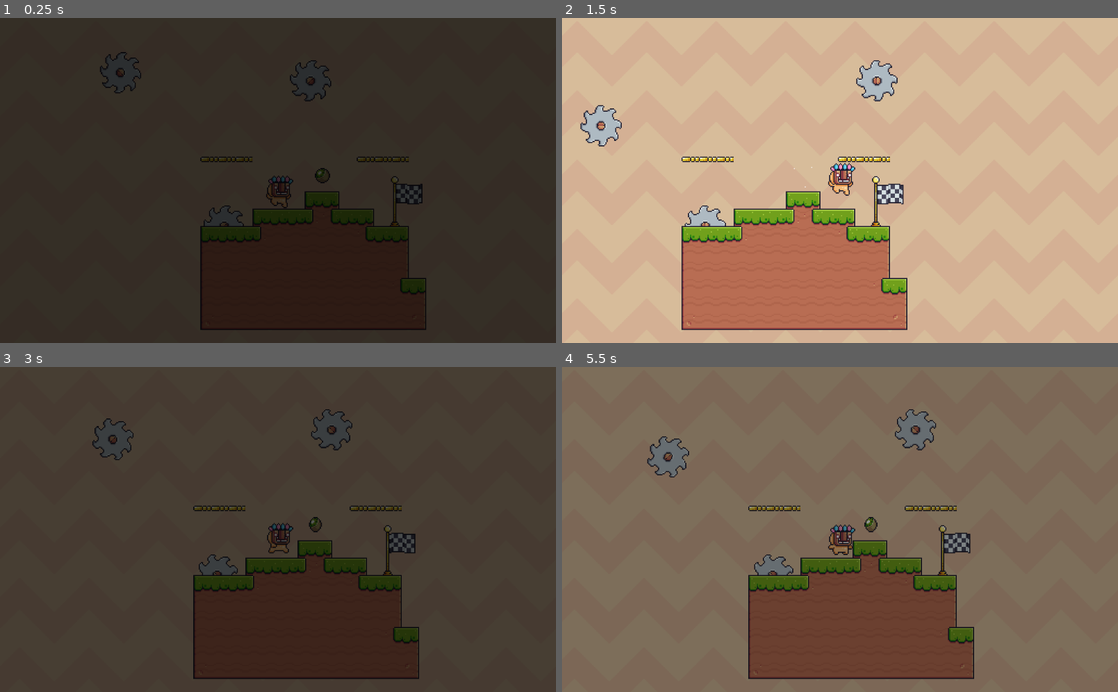
Above: before the commit, frames 1-4 (two rows, left to right).
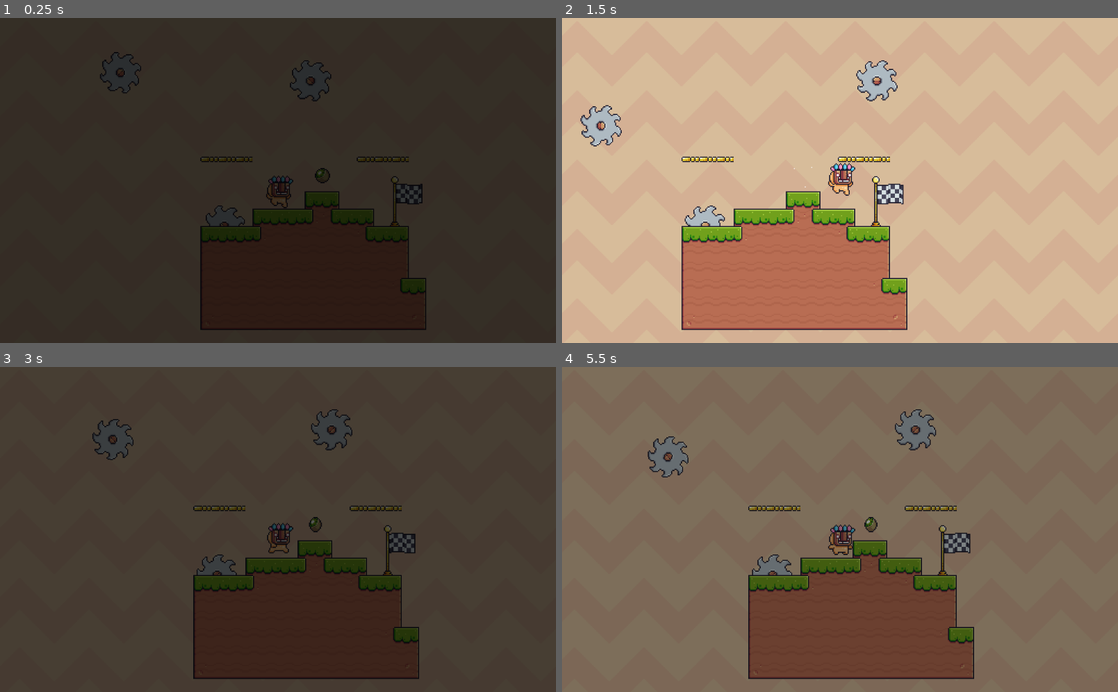
Above: after the commit, the same moments.

Repository: David2Ting/Platformer
Game: Godot game, scene res://World.tscn
The game is run twice, just before and just after one commit, with the same random seed, the same clock (stepped at 60 frames per second) and the same inputs. The project has no main scene, so this scene is started directly. Sound files missing from this copy of the repository are replaced by a short silence.
Inputs:
- Up to frame 1 (0.25 s): no input
- Up to frame 2 (1.5 s): hold D (right) from 0.53 s (still down); tap W (jump) at 0.77 s
- Up to frame 3 (3 s): tap W (jump) at 1.52 s; release D (right) at 2.03 s; hold A (left) 2.03-2.78 s; hold D (right) from 2.78 s (still down)
- Up to frame 4 (5.5 s): tap W (jump) at 3.02, 3.77, 4.52 s; release D (right) at 4.28 s; hold A (left) 4.28-5.03 s; hold D (right) from 5.03 s (still down)

The runs differ from the first frame. In frame 1, 0.4% of the frame differs, in the area x 18-60%, y 10-64%; in frame 2, 1.0%, in the area x 3-61%, y 13-65%; in frame 3, 0.5%; in frame 4, 0.8%.

Commit message:
Lesson 9-2

Diff:
--- /dev/null
+++ b/Objects/FallingPlatform.gd
@@ -0,0 +1,46 @@
+extends KinematicBody2D
+
+var velocity = Vector2()
+const gravity = 15
+var fallen = false
+# Declare member variables here. Examples:
+# var a = 2
+# var b = "text"
+onready var reset_position = global_position
+
+# Called when the node enters the scene tree for the first time.
+func _ready():
+	set_physics_process(false)
+	pass # Replace with function body.
+
+func _physics_process(delta):
+	velocity.y += gravity * delta
+	position += velocity
+
+func collide_with_player(obj):
+	if !fallen:
+		fallen = true
+		$AnimationPlayer.play("Shake")
+		velocity = Vector2()
+# Called every frame. 'delta' is the elapsed time since the previous frame.
+#func _process(delta):
+#	pass
+
+
+func _on_AnimationPlayer_animation_finished(anim_name):
+	set_physics_process(true)
+	$ResetTimer.start()
+	pass # Replace with function body.
+
+
+func _on_ResetTimer_timeout():
+	set_physics_process(false)
+	yield(get_tree(),"physics_frame")
+	var original_collision = collision_layer
+	collision_layer = 0
+	global_position = reset_position
+	print('reset')
+	yield(get_tree(), "physics_frame")
+	collision_layer = original_collision
+	fallen = false
+	pass # Replace with function body.
--- /dev/null
+++ b/Objects/FallingPlatform.tscn
@@ -0,0 +1,71 @@
+[gd_scene load_steps=10 format=2]
+
+[ext_resource path="res://Art/Traps/Falling Platforms/On (32x10).png" type="Texture" id=1]
+[ext_resource path="res://Traps/FallingPlatform.gd" type="Script" id=2]
+
+[sub_resource type="AtlasTexture" id=1]
+atlas = ExtResource( 1 )
+region = Rect2( 0, 0, 32, 10 )
+
+[sub_resource type="AtlasTexture" id=2]
+atlas = ExtResource( 1 )
+region = Rect2( 32, 0, 32, 10 )
+
+[sub_resource type="AtlasTexture" id=3]
+atlas = ExtResource( 1 )
+region = Rect2( 64, 0, 32, 10 )
+
+[sub_resource type="AtlasTexture" id=4]
+atlas = ExtResource( 1 )
+region = Rect2( 96, 0, 32, 10 )
+
+[sub_resource type="SpriteFrames" id=5]
+animations = [ {
+"frames": [ SubResource( 1 ), SubResource( 2 ), SubResource( 3 ), SubResource( 4 ) ],
+"loop": true,
+"name": "default",
+"speed": 20.0
+} ]
+
+[sub_resource type="RectangleShape2D" id=6]
+extents = Vector2( 15.75, 2.5 )
+
+[sub_resource type="Animation" id=7]
+resource_name = "Shake"
+length = 0.5
+step = 0.01
+tracks/0/type = "value"
+tracks/0/path = NodePath("AnimatedSprite:position")
+tracks/0/interp = 1
+tracks/0/loop_wrap = true
+tracks/0/imported = false
+tracks/0/enabled = true
+tracks/0/keys = {
+"times": PoolRealArray( 0, 0.08, 0.18, 0.3, 0.4, 0.5 ),
+"transitions": PoolRealArray( 1, 1, 1, 1, 1, 1 ),
+"update": 0,
+"values": [ Vector2( 0, 0 ), Vector2( 1.56083, 0 ), Vector2( -3.7906, 0 ), Vector2( 4.31087, 0 ), Vector2( -2.60139, 0 ), Vector2( -0.222975, 0 ) ]
+}
+
+[node name="FallingPlatform" type="KinematicBody2D"]
+motion/sync_to_physics = true
+script = ExtResource( 2 )
+
+[node name="AnimatedSprite" type="AnimatedSprite" parent="."]
+frames = SubResource( 5 )
+playing = true
+
+[node name="CollisionPolygon2D" type="CollisionShape2D" parent="."]
+position = Vector2( -0.125, -2.5 )
+shape = SubResource( 6 )
+one_way_collision = true
+one_way_collision_margin = 0.0
+
+[node name="ResetTimer" type="Timer" parent="."]
+wait_time = 3.0
+one_shot = true
+
+[node name="AnimationPlayer" type="AnimationPlayer" parent="."]
+anims/Shake = SubResource( 7 )
+[connection signal="timeout" from="ResetTimer" to="." method="_on_ResetTimer_timeout"]
+[connection signal="animation_finished" from="AnimationPlayer" to="." method="_on_AnimationPlayer_animation_finished"]
--- /dev/null
+++ b/Objects/Trampoline.gd
@@ -0,0 +1,20 @@
+extends StaticBody2D
+
+
+# Declare member variables here. Examples:
+# var a = 2
+# var b = "text"
+
+# Called when the node enters the scene tree for the first time.
+func _ready():
+	pass # Replace with function body.
+
+func collide_with_player(player):
+	player.velocity.y -= 500
+	player.move_and_slide(player.velocity)
+	$AnimatedSprite.play("spring")
+	yield($AnimatedSprite,"animation_finished")
+	$AnimatedSprite.play("default")
+# Called every frame. 'delta' is the elapsed time since the previous frame.
+#func _process(delta):
+#	pass
--- /dev/null
+++ b/Objects/Trampoline.tscn
@@ -0,0 +1,68 @@
+[gd_scene load_steps=15 format=2]
+
+[ext_resource path="res://Art/Traps/Trampoline/Idle.png" type="Texture" id=1]
+[ext_resource path="res://Art/Traps/Trampoline/Jump (28x28).png" type="Texture" id=2]
+[ext_resource path="res://Objects/Trampoline.gd" type="Script" id=3]
+
+[sub_resource type="AtlasTexture" id=1]
+atlas = ExtResource( 1 )
+region = Rect2( 0, 0, 28, 28 )
+
+[sub_resource type="AtlasTexture" id=2]
+atlas = ExtResource( 2 )
+region = Rect2( 0, 0, 28, 28 )
+
+[sub_resource type="AtlasTexture" id=3]
+atlas = ExtResource( 2 )
+region = Rect2( 28, 0, 28, 28 )
+
+[sub_resource type="AtlasTexture" id=4]
+atlas = ExtResource( 2 )
+region = Rect2( 56, 0, 28, 28 )
+
+[sub_resource type="AtlasTexture" id=5]
+atlas = ExtResource( 2 )
+region = Rect2( 84, 0, 28, 28 )
+
+[sub_resource type="AtlasTexture" id=6]
+atlas = ExtResource( 2 )
+region = Rect2( 112, 0, 28, 28 )
+
+[sub_resource type="AtlasTexture" id=7]
+atlas = ExtResource( 2 )
+region = Rect2( 140, 0, 28, 28 )
+
+[sub_resource type="AtlasTexture" id=8]
+atlas = ExtResource( 2 )
+region = Rect2( 168, 0, 28, 28 )
+
+[sub_resource type="AtlasTexture" id=9]
+atlas = ExtResource( 2 )
+region = Rect2( 196, 0, 28, 28 )
+
+[sub_resource type="SpriteFrames" id=10]
+animations = [ {
+"frames": [ SubResource( 1 ) ],
+"loop": true,
+"name": "default",
+"speed": 5.0
+}, {
+"frames": [ SubResource( 2 ), SubResource( 3 ), SubResource( 4 ), SubResource( 5 ), SubResource( 6 ), SubResource( 7 ), SubResource( 8 ), SubResource( 9 ) ],
+"loop": false,
+"name": "spring",
+"speed": 20.0
+} ]
+
+[sub_resource type="RectangleShape2D" id=11]
+extents = Vector2( 12.9213, 6.32414 )
+
+[node name="Trampoline" type="StaticBody2D"]
+script = ExtResource( 3 )
+
+[node name="AnimatedSprite" type="AnimatedSprite" parent="."]
+frames = SubResource( 10 )
+animation = "spring"
+
+[node name="CollisionShape2D" type="CollisionShape2D" parent="."]
+position = Vector2( 0, 7.84218 )
+shape = SubResource( 11 )
--- /dev/null
+++ b/Traps/BallChain.gd
@@ -0,0 +1,20 @@
+extends Node2D
+
+
+# Declare member variables here. Examples:
+# var a = 2
+# var b = "text"
+
+export(String, "Spin", "Pendulum") var type
+export(float) var speed
+
+# Called when the node enters the scene tree for the first time.
+func _ready():
+	$AnimationPlayer.play(type)
+	$AnimationPlayer.playback_speed = speed
+	pass # Replace with function body.
+
+
+# Called every frame. 'delta' is the elapsed time since the previous frame.
+#func _process(delta):
+#	pass
--- /dev/null
+++ b/Traps/BallChain.tscn
@@ -0,0 +1,99 @@
+[gd_scene load_steps=7 format=2]
+
+[ext_resource path="res://Art/Traps/Spiked Ball/Spiked Ball.png" type="Texture" id=1]
+[ext_resource path="res://Art/Traps/Spiked Ball/Chain.png" type="Texture" id=2]
+[ext_resource path="res://Traps/BallChain.gd" type="Script" id=3]
+
+[sub_resource type="CircleShape2D" id=1]
+radius = 13.0634
+
+[sub_resource type="Animation" id=2]
+resource_name = "Pendulum"
+loop = true
+tracks/0/type = "value"
+tracks/0/path = NodePath("Ball:rotation_degrees")
+tracks/0/interp = 0
+tracks/0/loop_wrap = true
+tracks/0/imported = false
+tracks/0/enabled = false
+tracks/0/keys = {
+"times": PoolRealArray( 0, 0.5 ),
+"transitions": PoolRealArray( 1, 1 ),
+"update": 0,
+"values": [ 0.0, 180.0 ]
+}
+tracks/1/type = "bezier"
+tracks/1/path = NodePath("Ball:rotation_degrees")
+tracks/1/interp = 1
+tracks/1/loop_wrap = true
+tracks/1/imported = false
+tracks/1/enabled = true
+tracks/1/keys = {
+"points": PoolRealArray( 0, -0.25, 0, 0.25, 0, 180, -0.25, 0, 0.25, 0, 0, -0.25, 0, 0.25, 0 ),
+"times": PoolRealArray( 0, 0.5, 1 )
+}
+
+[sub_resource type="Animation" id=3]
+loop = true
+step = 0.05
+tracks/0/type = "value"
+tracks/0/path = NodePath("Ball:rotation_degrees")
+tracks/0/interp = 1
+tracks/0/loop_wrap = true
+tracks/0/imported = false
+tracks/0/enabled = true
+tracks/0/keys = {
+"times": PoolRealArray( 0, 0.5, 0.75, 1 ),
+"transitions": PoolRealArray( 1, 1, 1, 1 ),
+"update": 0,
+"values": [ 0.0, 180.0, 270.0, 360.0 ]
+}
+
+[node name="BallChain" type="Node2D"]
+script = ExtResource( 3 )
+speed = 1.0
+
+[node name="Ball" type="KinematicBody2D" parent="." groups=[
+"Trap",
+]]
+rotation = 2.14568
+
+[node name="Ball" type="Sprite" parent="Ball"]
+position = Vector2( 80, 0 )
+texture = ExtResource( 1 )
+
+[node name="Chain" type="Sprite" parent="Ball"]
+texture = ExtResource( 2 )
+
+[node name="Chain2" type="Sprite" parent="Ball"]
+position = Vector2( 10, 0 )
+texture = ExtResource( 2 )
+
+[node name="Chain3" type="Sprite" parent="Ball"]
+position = Vector2( 20, 0 )
+texture = ExtResource( 2 )
+
+[node name="Chain4" type="Sprite" parent="Ball"]
+position = Vector2( 30, 0 )
+texture = ExtResource( 2 )
+
+[node name="Chain5" type="Sprite" parent="Ball"]
+position = Vector2( 40, 0 )
+texture = ExtResource( 2 )
+
+[node name="Chain6" type="Sprite" parent="Ball"]
+position = Vector2( 50, 0 )
+texture = ExtResource( 2 )
+
+[node name="Chain7" type="Sprite" parent="Ball"]
+position = Vector2( 60, 0 )
+texture = ExtResource( 2 )
+
+[node name="CollisionShape2D" type="CollisionShape2D" parent="Ball"]
+position = Vector2( 79.9999, 0.139626 )
+shape = SubResource( 1 )
+
+[node name="AnimationPlayer" type="AnimationPlayer" parent="."]
+autoplay = "Pendulum"
+anims/Pendulum = SubResource( 2 )
+anims/Spin = SubResource( 3 )
--- /dev/null
+++ b/Traps/Burner.gd
@@ -0,0 +1,33 @@
+extends StaticBody2D
+
+
+# Declare member variables here. Examples:
+# var a = 2
+# var b = "text"
+
+var is_activating = false
+# Called when the node enters the scene tree for the first time.
+func _ready():
+	pass # Replace with function body.
+
+func collide_with_player(player):
+	if not is_activating:
+		is_activating = true
+		$AnimatedSprite.play("hit")
+		yield($AnimatedSprite,"animation_finished")
+		$AnimatedSprite.play("fire")
+		$"Fire/CollisionShape2D".disabled=false
+		yield($AnimatedSprite,"animation_finished")
+		$AnimatedSprite.play("default")
+		is_activating = false
+		$"Fire/CollisionShape2D".disabled=true
+
+# Called every frame. 'delta' is the elapsed time since the previous frame.
+#func _process(delta):
+#	pass
+
+
+func _on_Fire_body_entered(body):
+	if body.name == 'Player':
+		body.die()
+	pass # Replace with function body.
--- /dev/null
+++ b/Traps/Burner.tscn
@@ -0,0 +1,84 @@
+[gd_scene load_steps=16 format=2]
+
+[ext_resource path="res://Art/Traps/Fire/Off.png" type="Texture" id=1]
+[ext_resource path="res://Art/Traps/Fire/Hit (16x32).png" type="Texture" id=2]
+[ext_resource path="res://Art/Traps/Fire/On (16x32).png" type="Texture" id=3]
+[ext_resource path="res://Traps/Burner.gd" type="Script" id=4]
+
+[sub_resource type="AtlasTexture" id=1]
+atlas = ExtResource( 1 )
+region = Rect2( 0, 0, 16, 32 )
+
+[sub_resource type="AtlasTexture" id=3]
+atlas = ExtResource( 2 )
+region = Rect2( 0, 0, 16, 32 )
+
+[sub_resource type="AtlasTexture" id=4]
+atlas = ExtResource( 2 )
+region = Rect2( 16, 0, 16, 32 )
+
+[sub_resource type="AtlasTexture" id=5]
+atlas = ExtResource( 2 )
+region = Rect2( 32, 0, 16, 32 )
+
+[sub_resource type="AtlasTexture" id=6]
+atlas = ExtResource( 2 )
+region = Rect2( 48, 0, 16, 32 )
+
+[sub_resource type="AtlasTexture" id=7]
+atlas = ExtResource( 3 )
+region = Rect2( 0, 0, 16, 32 )
+
+[sub_resource type="AtlasTexture" id=8]
+atlas = ExtResource( 3 )
+region = Rect2( 16, 0, 16, 32 )
+
+[sub_resource type="AtlasTexture" id=9]
+atlas = ExtResource( 3 )
+region = Rect2( 32, 0, 16, 32 )
+
+[sub_resource type="SpriteFrames" id=2]
+animations = [ {
+"frames": [ SubResource( 1 ) ],
+"loop": true,
+"name": "default",
+"speed": 5.0
+}, {
+"frames": [ SubResource( 3 ), SubResource( 4 ), SubResource( 5 ), SubResource( 6 ) ],
+"loop": true,
+"name": "hit",
+"speed": 10.0
+}, {
+"frames": [ SubResource( 7 ), SubResource( 8 ), SubResource( 9 ) ],
+"loop": true,
+"name": "fire",
+"speed": 10.0
+} ]
+
+[sub_resource type="RectangleShape2D" id=10]
+extents = Vector2( 8.09474, 7.81174 )
+
+[sub_resource type="CapsuleShape2D" id=11]
+radius = 6.67733
+height = 8.88343
+
+[node name="Burner" type="StaticBody2D"]
+script = ExtResource( 4 )
+
+[node name="AnimatedSprite" type="AnimatedSprite" parent="."]
+frames = SubResource( 2 )
+
+[node name="CollisionShape2D" type="CollisionShape2D" parent="."]
+position = Vector2( 0, 8.03199 )
+shape = SubResource( 10 )
+
+[node name="Fire" type="Area2D" parent="." groups=[
+"Trap",
+]]
+visible = false
+
+[node name="CollisionShape2D" type="CollisionShape2D" parent="Fire"]
+position = Vector2( 0, -5.98463 )
+shape = SubResource( 11 )
+disabled = true
+[connection signal="body_entered" from="Fire" to="." method="_on_Fire_body_entered"]
--- /dev/null
+++ b/Traps/FallingPlatform.gd
@@ -0,0 +1,46 @@
+extends KinematicBody2D
+
+var velocity = Vector2()
+const gravity = 15
+var fallen = false
+# Declare member variables here. Examples:
+# var a = 2
+# var b = "text"
+onready var reset_position = global_position
+
+# Called when the node enters the scene tree for the first time.
+func _ready():
+	set_physics_process(false)
+	pass # Replace with function body.
+
+func _physics_process(delta):
+	velocity.y += gravity * delta
+	position += velocity
+
+func collide_with_player(obj):
+	if !fallen:
+		fallen = true
+		$AnimationPlayer.play("Shake")
+		velocity = Vector2()
+# Called every frame. 'delta' is the elapsed time since the previous frame.
+#func _process(delta):
+#	pass
+
+
+func _on_AnimationPlayer_animation_finished(anim_name):
+	set_physics_process(true)
+	$ResetTimer.start()
+	pass # Replace with function body.
+
+
+func _on_ResetTimer_timeout():
+	set_physics_process(false)
+	yield(get_tree(),"physics_frame")
+	var original_collision = collision_layer
+	collision_layer = 0
+	global_position = reset_position
+	print('reset')
+	yield(get_tree(), "physics_frame")
+	collision_layer = original_collision
+	fallen = false
+	pass # Replace with function body.
--- /dev/null
+++ b/Traps/FallingPlatform.tscn
@@ -0,0 +1,71 @@
+[gd_scene load_steps=10 format=2]
+
+[ext_resource path="res://Art/Traps/Falling Platforms/On (32x10).png" type="Texture" id=1]
+[ext_resource path="res://Traps/FallingPlatform.gd" type="Script" id=2]
+
+[sub_resource type="AtlasTexture" id=1]
+atlas = ExtResource( 1 )
+region = Rect2( 0, 0, 32, 10 )
+
+[sub_resource type="AtlasTexture" id=2]
+atlas = ExtResource( 1 )
+region = Rect2( 32, 0, 32, 10 )
+
+[sub_resource type="AtlasTexture" id=3]
+atlas = ExtResource( 1 )
+region = Rect2( 64, 0, 32, 10 )
+
+[sub_resource type="AtlasTexture" id=4]
+atlas = ExtResource( 1 )
+region = Rect2( 96, 0, 32, 10 )
+
+[sub_resource type="SpriteFrames" id=5]
+animations = [ {
+"frames": [ SubResource( 1 ), SubResource( 2 ), SubResource( 3 ), SubResource( 4 ) ],
+"loop": true,
+"name": "default",
+"speed": 20.0
+} ]
+
+[sub_resource type="RectangleShape2D" id=6]
+extents = Vector2( 15.75, 2.5 )
+
+[sub_resource type="Animation" id=7]
+resource_name = "Shake"
+length = 0.5
+step = 0.01
+tracks/0/type = "value"
+tracks/0/path = NodePath("AnimatedSprite:position")
+tracks/0/interp = 1
+tracks/0/loop_wrap = true
+tracks/0/imported = false
+tracks/0/enabled = true
+tracks/0/keys = {
+"times": PoolRealArray( 0, 0.08, 0.18, 0.3, 0.4, 0.5 ),
+"transitions": PoolRealArray( 1, 1, 1, 1, 1, 1 ),
+"update": 0,
+"values": [ Vector2( 0, 0 ), Vector2( 1.56083, 0 ), Vector2( -3.7906, 0 ), Vector2( 4.31087, 0 ), Vector2( -2.60139, 0 ), Vector2( -0.222975, 0 ) ]
+}
+
+[node name="FallingPlatform" type="KinematicBody2D"]
+motion/sync_to_physics = true
+script = ExtResource( 2 )
+
+[node name="AnimatedSprite" type="AnimatedSprite" parent="."]
+frames = SubResource( 5 )
+playing = true
+
+[node name="CollisionPolygon2D" type="CollisionShape2D" parent="."]
+position = Vector2( -0.125, -2.5 )
+shape = SubResource( 6 )
+one_way_collision = true
+one_way_collision_margin = 0.0
+
+[node name="ResetTimer" type="Timer" parent="."]
+wait_time = 3.0
+one_shot = true
+
+[node name="AnimationPlayer" type="AnimationPlayer" parent="."]
+anims/Shake = SubResource( 7 )
+[connection signal="timeout" from="ResetTimer" to="." method="_on_ResetTimer_timeout"]
+[connection signal="animation_finished" from="AnimationPlayer" to="." method="_on_AnimationPlayer_animation_finished"]
--- a/Traps/Moving Saw.tscn
+++ b/Traps/Moving Saw.tscn
@@ -26,14 +26,16 @@
 [node name="Moving Saw" type="Node2D"]
 
 [node name="Saw" parent="." instance=ExtResource( 1 )]
-position = Vector2( 119.363, -0.302231 )
+position = Vector2( 31.5683, -0.302231 )
+rotation = -2.23323e-08
 
 [node name="Path2D" type="Path2D" parent="."]
 curve = SubResource( 1 )
 
 [node name="PathFollow2D" type="PathFollow2D" parent="Path2D"]
-position = Vector2( 119.363, -0.302231 )
-offset = 121.442
+position = Vector2( 31.5683, -0.302231 )
+rotation = -2.23323e-08
+offset = 33.6448
 loop = false
 
 [node name="RemoteTransform2D" type="RemoteTransform2D" parent="Path2D/PathFollow2D"]
--- a/Traps/Saw.tscn
+++ b/Traps/Saw.tscn
@@ -52,7 +52,7 @@
 
 [node name="AnimatedSprite" type="AnimatedSprite" parent="."]
 frames = SubResource( 9 )
-frame = 1
+frame = 3
 playing = true
 
 [node name="CollisionShape2D" type="CollisionShape2D" parent="."]
--- /dev/null
+++ b/Traps/Spikes.tscn
@@ -0,0 +1,23 @@
+[gd_scene load_steps=3 format=2]
+
+[ext_resource path="res://Art/Traps/Spikes/Idle.png" type="Texture" id=1]
+
+[sub_resource type="RectangleShape2D" id=1]
+extents = Vector2( 15.125, 3.6875 )
+
+[node name="Spikes" type="KinematicBody2D" groups=[
+"Trap",
+]]
+motion/sync_to_physics = true
+
+[node name="CollisionShape2D" type="CollisionShape2D" parent="."]
+position = Vector2( -0.5625, 4.375 )
+shape = SubResource( 1 )
+
+[node name="Sprite" type="Sprite" parent="."]
+position = Vector2( -7.6875, 0 )
+texture = ExtResource( 1 )
+
+[node name="Sprite2" type="Sprite" parent="."]
+position = Vector2( 7.9375, 0 )
+texture = ExtResource( 1 )
